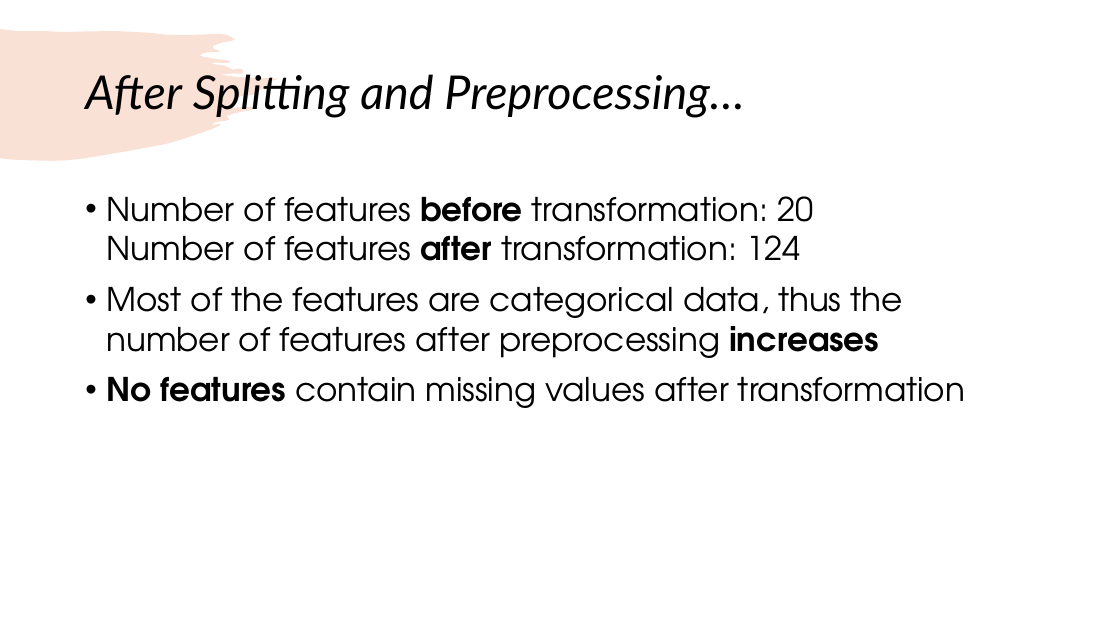
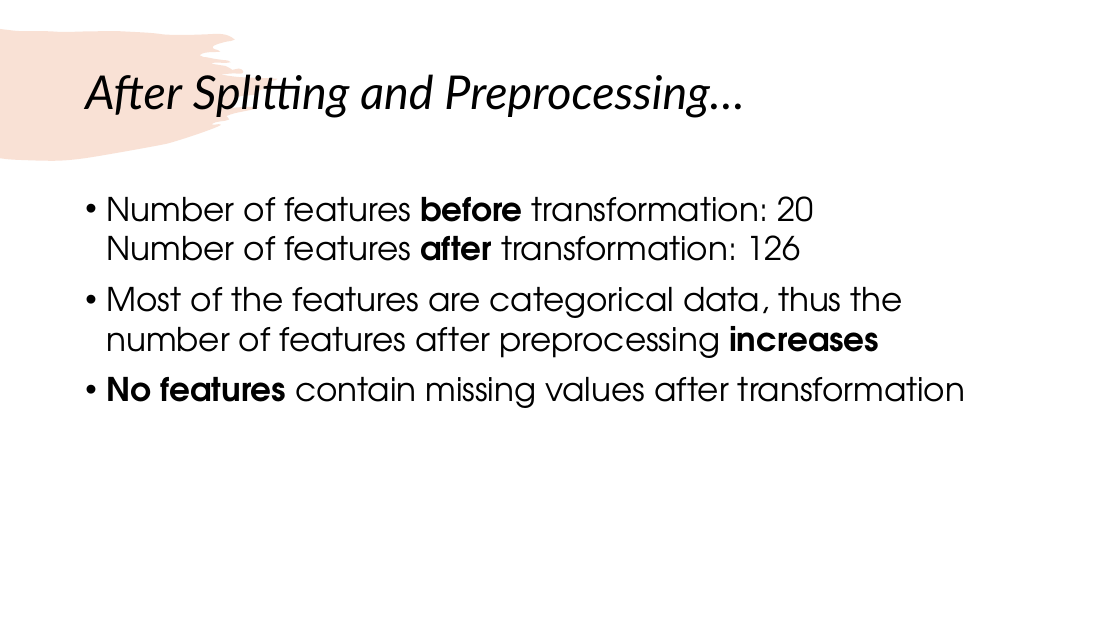
Before and after one commit to kathywu1201/Mushroom_Edibility_Classification_ML_Project, a slide deck: slide 11 of midterm_presentation.pptx. Drawn at 1120x630 pixels with LibreOffice and Linux fonts; fonts in the diff are those of the drawing. Boxes give left, top, right and bottom in pixels: in the first picture for what was removed or moved away, otherwise in the second. Text is boxed around its words. In the diff, an @@ line names an element or a change of style, - is before the commit and + after.

```diff
--- a/midterm_presentation.pptx
+++ b/midterm_presentation.pptx
@@ text at bbox=[106, 196, 813, 261]: text changed @@
-• Number of features before transformation: 20
-  Number of features after transformation: 124
+• Number of features before transformation: 20
+  Number of features after transformation: 126
```
Also in this commit, not shown: 9 other slides changed, 1 slide added, 1 slide removed, 7 other files.
